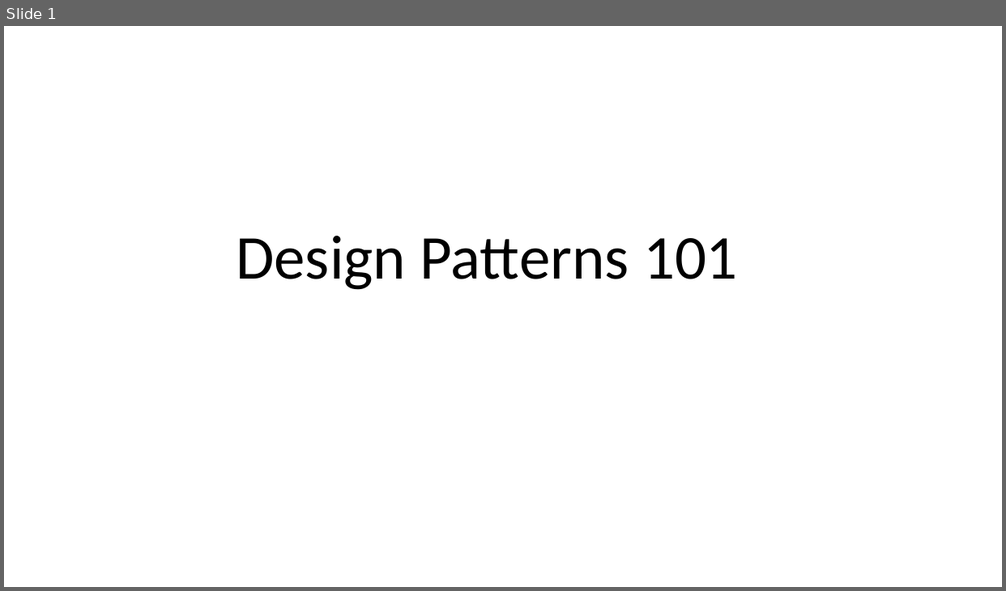
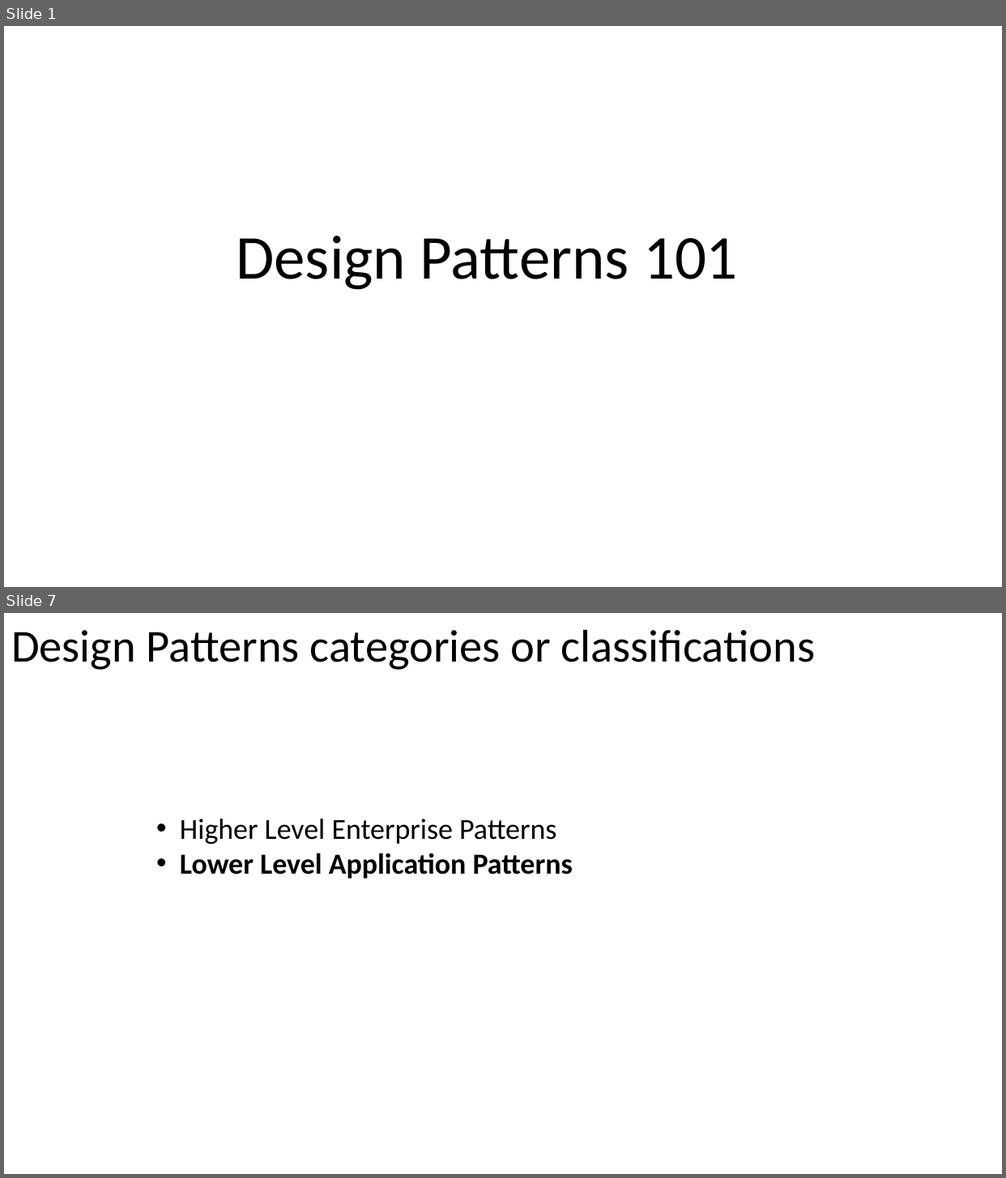
Before and after one commit to PlumpMath/DesignPatterns101, a slide deck: DesignPatterns101.pptx. Shown one above the other, each under a label of ours: slide 1 before the commit, slides 1 and 7 after it; the slides between them are not shown. The pictures are 1006x591 and 1006x1178 pixels, drawn with LibreOffice and Linux fonts; fonts in the diff are those of the drawing. Boxes give left, top, right and bottom in pixels: in the first picture for what was removed or moved away, otherwise in the second. Text is boxed around its words. In the diff, an @@ line names an element or a change of style, - is before the commit and + after.

```diff
--- a/DesignPatterns101.pptx
+++ b/DesignPatterns101.pptx
@@ slide 7 added at (x1=4, y1=613, x2=1002, y2=1174), background #FFFFFF @@
@@ text added at (x1=11, y1=629, x2=816, y2=670), 44 pt, text #000000 @@
+Design Patterns categories or classifications
@@ text added at (x1=180, y1=819, x2=573, y2=879), 28 pt, text #000000 @@
+• Higher Level Enterprise Patterns
+• Lower Level Application Patterns
```
Also in this commit, not shown: 1 slide changed, 14 other slides added.
